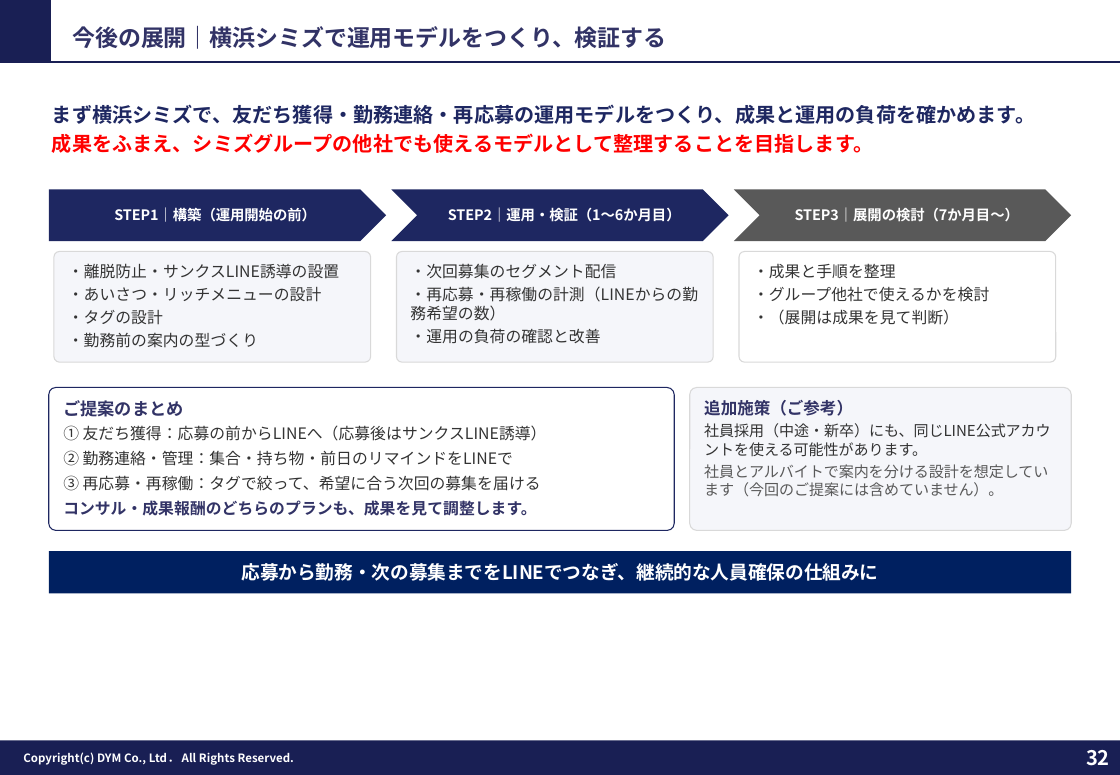
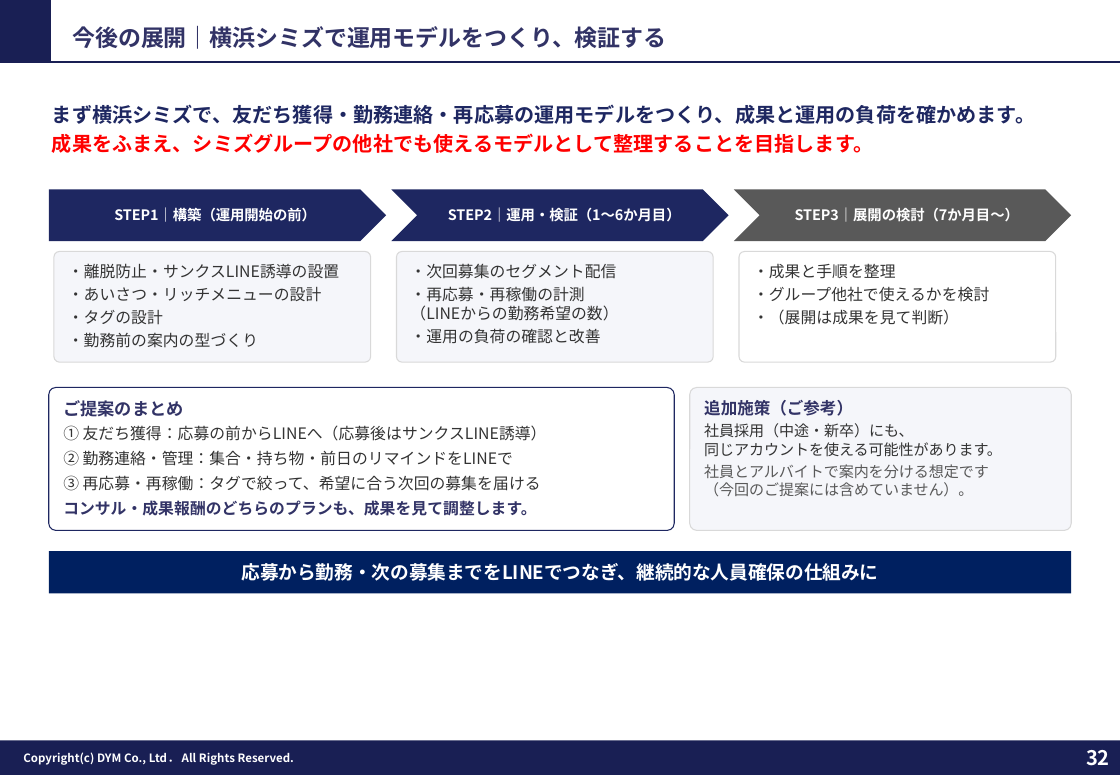
Before and after one commit to tonomura-r-dev/folder, a slide deck: slide 32 of 202610_株式会社横浜シミズ御中_LINE公式アカウント運用のご提案.pptx. Drawn at 1120x775 pixels with LibreOffice and Linux fonts; fonts in the diff are those of the drawing; background and template pictures are left out. Boxes give left, top, right and bottom in pixels: in the first picture for what was removed or moved away, otherwise in the second. Text is boxed around its words. In the diff, an @@ line names an element or a change of style, - is before the commit and + after.

```diff
--- a/202610_株式会社横浜シミズ御中_LINE公式アカウント運用のご提案.pptx
+++ b/202610_株式会社横浜シミズ御中_LINE公式アカウント運用のご提案.pptx
@@ text in rounded rectangle at (410, 286, 618, 321): spaces changed @@
-・再応募・再稼働の計測（LINEからの勤務希望の数）
+・再応募・再稼働の計測
+（LINEからの勤務希望の数）
@@ text in rounded rectangle at (704, 423, 1002, 496): text changed @@
-社員採用（中途・新卒）にも、同じLINE公式アカウントを使える可能性があります。
-社員とアルバイトで案内を分ける設計を想定しています（今回のご提案には含めていません）。
+社員採用（中途・新卒）にも、
+同じアカウントを使える可能性があります。
+社員とアルバイトで案内を分ける想定です
+（今回のご提案には含めていません）。
```
Also in this commit, not shown: 3 other slides changed, 3 other files.
